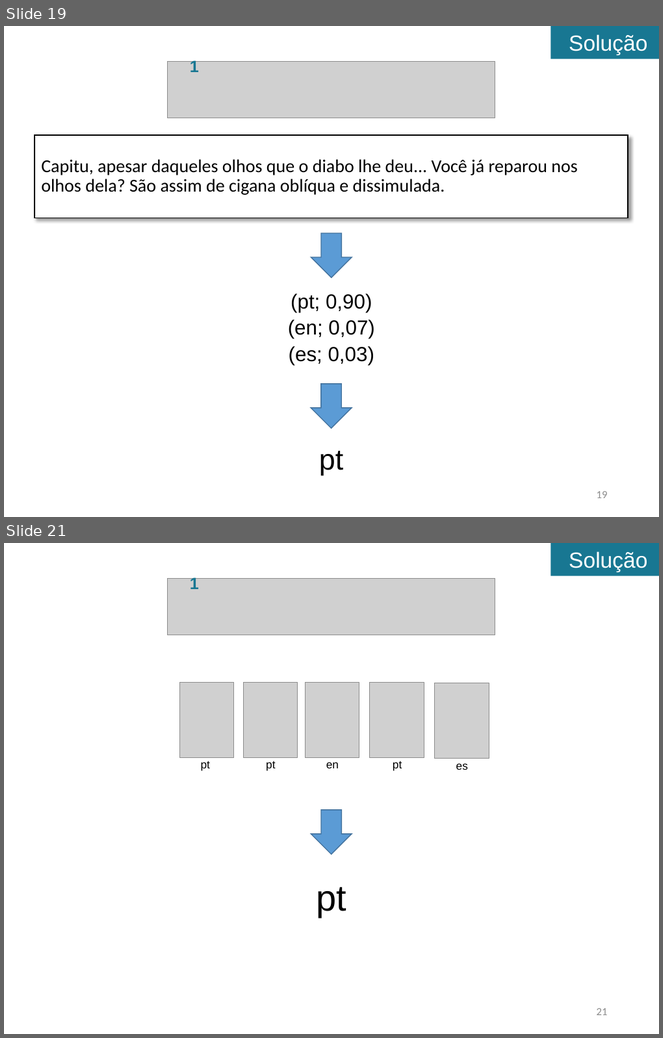
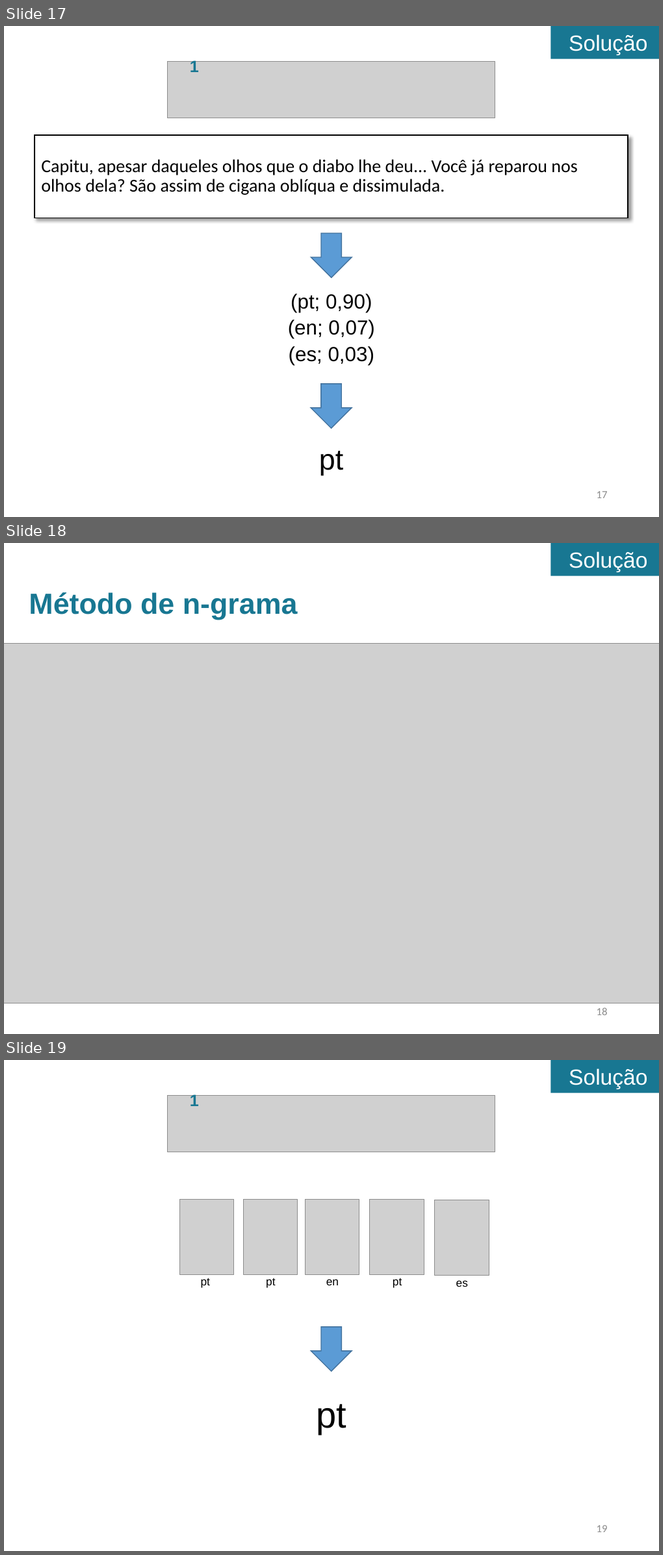
Before and after one commit to tomferreira/mac499, a slide deck: apresentacao/Apresentacao.pptx. Shown one above the other, each under a label of ours: slides 19 and 21 before the commit, slides 17, 18 and 19 after it; the slides between them are not shown. The pictures are 663x1038 and 663x1555 pixels, drawn with LibreOffice and Linux fonts; fonts in the diff are those of the drawing; grey boxes stand for pictures. Boxes give left, top, right and bottom in pixels: in the first picture for what was removed or moved away, otherwise in the second. Text is boxed around its words. In the diff, an @@ line names an element or a change of style, - is before the commit and + after.

```diff
--- a/apresentacao/Apresentacao.pptx
+++ b/apresentacao/Apresentacao.pptx
@@ slide 18 added at <box>4,543,659,1034</box>, background #FFFFFF @@
@@ rectangle added at <box>551,543,659,575</box>, fill #187792, 24 pt, text #FFFFFF @@
+Solução
@@ text added at <box>29,592,298,620</box>, 32 pt, text #187792, bold @@
+Método de n-grama
@@ picture added at <box>4,643,659,1003</box> @@
@@ page number added at <box>597,1008,608,1016</box>, 12 pt, text #8C8C8C @@
+18
@@ what was slide 19 is now slide 17 @@
@@ page number at <box>597,491,608,499</box>: text changed @@
-19
+17
@@ what was slide 21 is now slide 19 @@
@@ page number at <box>597,1525,608,1533</box>: text changed @@
-21
+19
```
Also in this commit, not shown: 7 slides changed, 1 other slide added, 4 slides removed.
